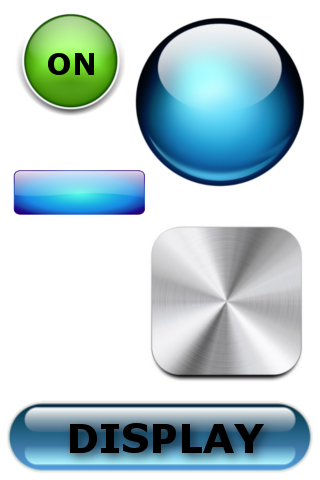
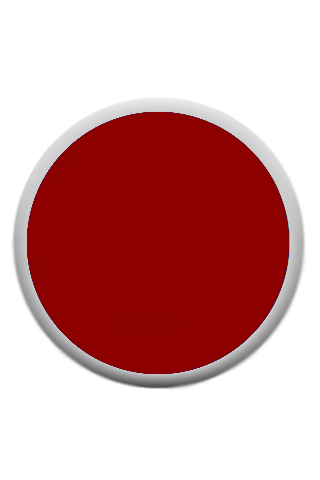
Layers edited between the first and the second (320, 480) image:
added layer "Layer #3" (hue) above "Layer #2" over [27, 112, 289, 374]
added layer "Layer #2" (soft light) above "Layer" over [27, 112, 289, 374]
added layer "Layer" above "Layer #1" over [10, 95, 307, 390]
added layer "Layer #1" above "Background" over [6, 13, 313, 474]
hid "Background", painted on it over [6, 13, 313, 474]
